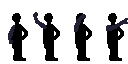
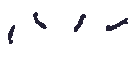
Layer changes from the first 128px x 64px image to the second:
painted on "arm" over [11, 13, 124, 61]
hid "body", painted on it over [11, 13, 124, 61]
